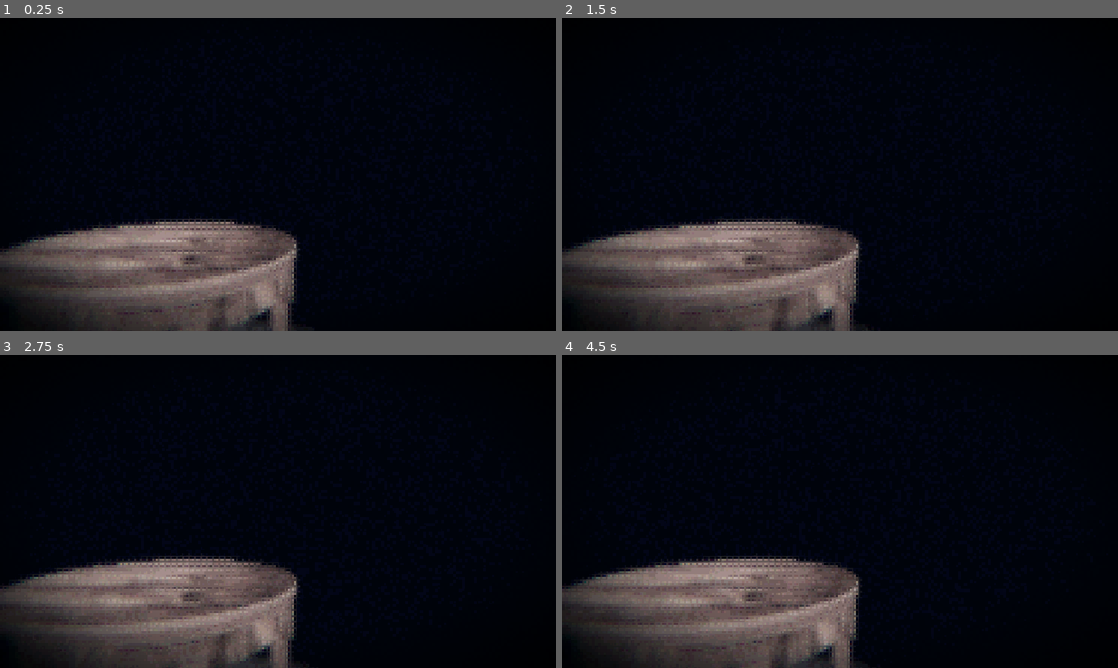
Above: before the commit, frames 1-4 (two rows, left to right).
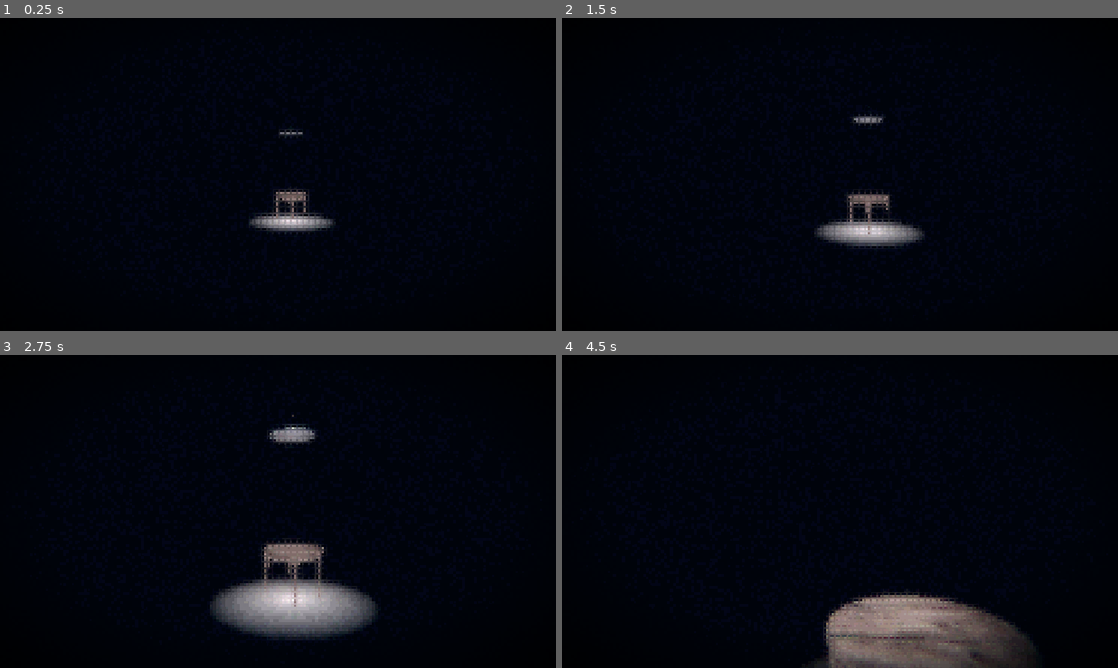
Above: after the commit, the same moments.

Repository: sebashtioon/line-test
Game: Godot game, scene res://src/main/main.tscn
The game is run twice, just before and just after one commit, with the same random seed, the same clock (stepped at 60 frames per second) and the same inputs.
Inputs (mouse positions are in pixels of both pictures, inside the frame that each line leads up to):
- Up to frame 1 (0.25 s): no input
- Up to frame 2 (1.5 s): tap Enter at 0.5 s; move the mouse to (867, 174) at 0.52 s; hold W (move_forward) from 0.53 s (still down); tap Alt at 0.6 s; move the mouse to (812, 174) at 1.27 s; tap Shift at 1.35 s
- Up to frame 3 (2.75 s): keep holding W (move_forward); move the mouse to (289, 505) at 2.02 s; tap Alt at 2.1 s
- Up to frame 4 (4.5 s): keep holding W (move_forward); move the mouse to (834, 517) at 2.77 s; tap Shift at 2.85, 4.35 s; move the mouse to (878, 514) at 3.52 s; tap Alt at 3.6 s; move the mouse to (795, 508) at 4.27 s

The runs differ from the first frame. In frame 1, 17% of the frame differs, in the area x 0-61%, y 35-100%; in frame 2, 18%; in frame 3, 19%; in frame 4, 22%, in the area x 0-85%, y 64-100%.

Commit message:
add fonts and main menu

Diff:
--- a/src/main/main.tscn
+++ b/src/main/main.tscn
@@ -36,6 +36,25 @@
 
 [node name="world" type="Node3D" unique_id=1303824382]
 script = ExtResource("1_3eh75")
+
+[node name="mainmenu" type="Node3D" parent="." unique_id=1638429392]
+
+[node name="mainmenu_camera" type="Camera3D" parent="mainmenu" unique_id=498681138]
+transform = Transform3D(1, 0, 0, 0, 1, 0, 0, 0, 1, 0.4852066, 1.7737075, 1.3754022)
+current = true
+fov = 51.3
+
+[node name="effectlayer" type="CanvasLayer" parent="mainmenu/mainmenu_camera" unique_id=1999761846]
+layer = 20
+
+[node name="buckshoteffect" type="ColorRect" parent="mainmenu/mainmenu_camera/effectlayer" unique_id=533255278]
+material = ExtResource("5_jkpqq")
+anchors_preset = 15
+anchor_right = 1.0
+anchor_bottom = 1.0
+grow_horizontal = 2
+grow_vertical = 2
+mouse_filter = 2
 
 [node name="env" type="Node3D" parent="." unique_id=1697233957]
 
@@ -139,20 +158,3 @@
 spot_attenuation = -4.96
 spot_angle = 17.7
 spot_angle_attenuation = 84.44943
-
-[node name="mainmenu_camera" type="Camera3D" parent="." unique_id=498681138]
-transform = Transform3D(1, 0, 0, 0, 1, 0, 0, 0, 1, 0.4852066, 1.7737075, 1.3754022)
-current = true
-fov = 51.3
-
-[node name="effectlayer" type="CanvasLayer" parent="mainmenu_camera" unique_id=1999761846]
-layer = 20
-
-[node name="buckshoteffect" type="ColorRect" parent="mainmenu_camera/effectlayer" unique_id=533255278]
-material = ExtResource("5_jkpqq")
-anchors_preset = 15
-anchor_right = 1.0
-anchor_bottom = 1.0
-grow_horizontal = 2
-grow_vertical = 2
-mouse_filter = 2
Binary file added: res/fonts/inter/Inter_18pt-Black.ttf
Not shown, added: res/fonts/inter/Inter_18pt-Black.ttf.import
Binary file added: res/fonts/inter/Inter_18pt-BlackItalic.ttf
Not shown, added: res/fonts/inter/Inter_18pt-BlackItalic.ttf.import
Binary file added: res/fonts/inter/Inter_18pt-Bold.ttf
Not shown, added: res/fonts/inter/Inter_18pt-Bold.ttf.import
Binary file added: res/fonts/inter/Inter_18pt-BoldItalic.ttf
Not shown, added: res/fonts/inter/Inter_18pt-BoldItalic.ttf.import
Binary file added: res/fonts/inter/Inter_18pt-ExtraBold.ttf
Not shown, added: res/fonts/inter/Inter_18pt-ExtraBold.ttf.import
Binary file added: res/fonts/inter/Inter_18pt-ExtraBoldItalic.ttf
Not shown, added: res/fonts/inter/Inter_18pt-ExtraBoldItalic.ttf.import
(and 96 more such lines)
